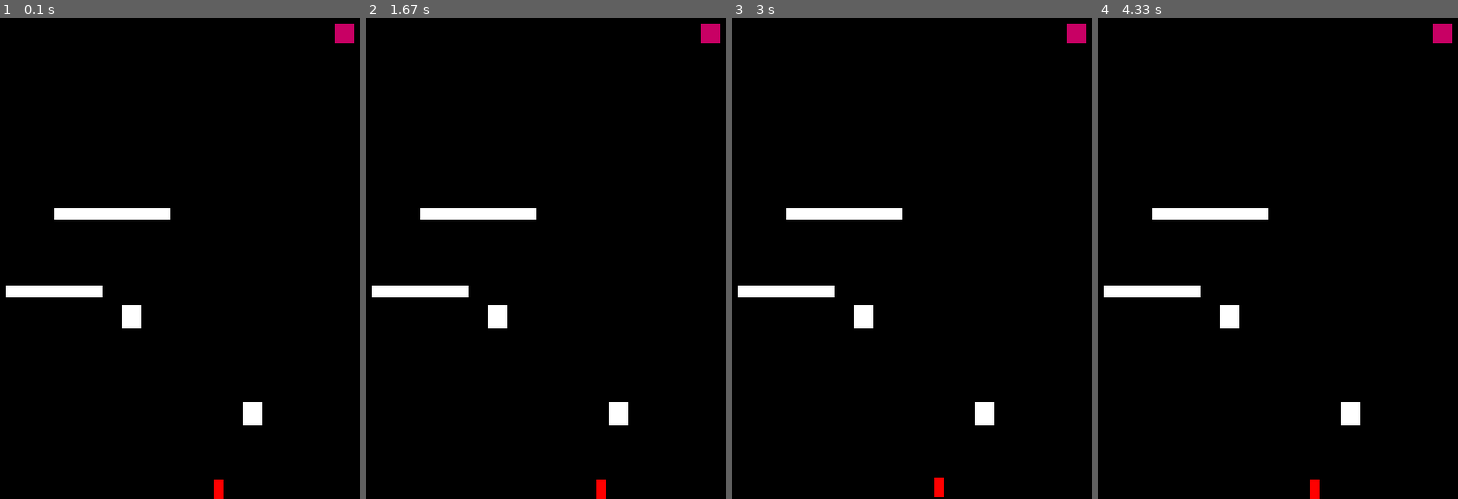
Above: before the commit, frames 1-4 (left to right).
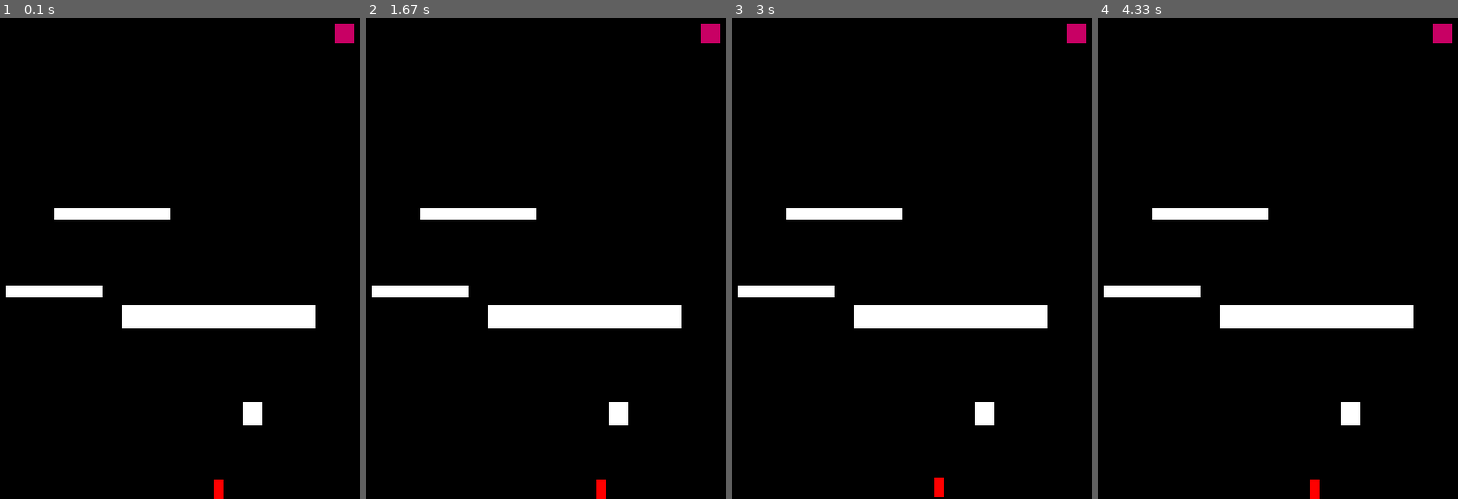
Above: after the commit, the same moments.

Repository: zadeviggers/12dts
Game: pygame game, started from python/glen-denham-simulator/glen-denham-simulator.py
Two runs of this game, one before a commit and one after it. Both use one fixed random seed, a clock stepped at 60 frames per second and the inputs below.
Inputs:
- Up to frame 1 (0.1 s): no input
- Up to frame 2 (1.67 s): hold Right 0.33-0.8 s; hold Up 0.83-1.13 s; hold Right 1.17-1.63 s
- Up to frame 3 (3 s): hold Left 1.67-2.2 s; hold Left 2.23-2.63 s; hold Up from 2.67 s (still down)
- Up to frame 4 (4.33 s): release Up at 3.03 s; hold Right 3.07-3.7 s; hold Left 3.73-4.2 s; hold Right from 4.23 s (still down)

The runs differ from the first frame. In frame 1, 2.3% of the frame differs, in the area x 39-88%, y 59-65%; in frame 2, 2.3%; in frame 3, 2.3%; in frame 4, 2.3%.

Commit message:
glen denham simulator done
Signed-off-by: Zade Viggers <zade.viggers@gmail.com>

Diff:
--- a/python/glen-denham-simulator/game-data.json
+++ b/python/glen-denham-simulator/game-data.json
@@ -1,115 +1,115 @@
 {
-	"title": "Glen Denham Simulator",
-	"width": 500,
-	"height": 500,
-	"background_colour": [0, 0, 0],
-	"player_colour": [255, 0, 0],
-	"level_end_marker_colour": [200, 0, 100],
-	"gravity": 2,
-	"drag": 2,
-	"platform_drag_multiplier": 0.0002,
-	"player_height": 20,
-	"player_width": 10,
-	"player_jump_speed": 0.4,
-	"player_walk_speed": 3,
-	"player_max_speed": [6, 1],
-	"player_allowed_jump_amount": 3,
-	"levels": [
-		{
-			"name": "Level 1",
-			"window": {
-				"width": 500,
-				"height": 500,
-				"resizable": true
-			},
-			"layout": {
-				"platform_colour": [255, 255, 255],
-				"objects": [
-					{
-						"type": "platform",
-						"x": 275,
-						"y": 400,
-						"width": 20,
-						"height": 24
-					},
-					{
-						"type": "platform",
-						"x": 150,
-						"y": 300,
-						"width": 20,
-						"height": 24
-					},
-					{
-						"type": "platform",
-						"x": 30,
-						"y": 280,
-						"width": 100,
-						"height": 12
-					},
-					{
-						"type": "platform",
-						"x": 80,
-						"y": 200,
-						"width": 120,
-						"height": 12
-					},
-					{
-						"type": "level-end",
-						"x": 370,
-						"y": 10,
-						"width": 20,
-						"height": 20
-					}
-				]
-			}
-		},
-		{
-			"name": "Level 2",
-			"window": {
-				"width": 300,
-				"height": 600,
-				"resizable": false
-			},
-			"layout": {
-				"platform_colour": [255, 200, 255],
-				"objects": [
-					{
-						"type": "platform",
-						"x": 0,
-						"y": 550,
-						"width": 100,
-						"height": 150
-					},
-					{
-						"type": "platform",
-						"x": 200,
-						"y": 450,
-						"width": 100,
-						"height": 280
-					},
-					{
-						"type": "platform",
-						"x": 100,
-						"y": 250,
-						"width": 100,
-						"height": 10
-					},
-					{
-						"type": "platform",
-						"x": 0,
-						"y": 300,
-						"width": 50,
-						"height": 10
-					},
-					{
-						"type": "level-end",
-						"x": 15,
-						"y": 275,
-						"width": 20,
-						"height": 20
-					}
-				]
-			}
-		}
-	]
+  "title": "Glen Denham Simulator",
+  "width": 500,
+  "height": 500,
+  "background_colour": [0, 0, 0],
+  "player_colour": [255, 0, 0],
+  "level_end_marker_colour": [200, 0, 100],
+  "gravity": 2,
+  "drag": 2,
+  "platform_drag_multiplier": 0.0002,
+  "player_height": 20,
+  "player_width": 10,
+  "player_jump_speed": 0.4,
+  "player_walk_speed": 3,
+  "player_max_speed": [3.5, 1],
+  "player_allowed_jump_amount": 3,
+  "levels": [
+    {
+      "name": "Level 1",
+      "window": {
+        "width": 500,
+        "height": 500,
+        "resizable": true
+      },
+      "layout": {
+        "platform_colour": [255, 255, 255],
+        "objects": [
+          {
+            "type": "platform",
+            "x": 275,
+            "y": 400,
+            "width": 20,
+            "height": 24
+          },
+          {
+            "type": "platform",
+            "x": 150,
+            "y": 300,
+            "width": 200,
+            "height": 24
+          },
+          {
+            "type": "platform",
+            "x": 30,
+            "y": 280,
+            "width": 100,
+            "height": 12
+          },
+          {
+            "type": "platform",
+            "x": 80,
+            "y": 200,
+            "width": 120,
+            "height": 12
+          },
+          {
+            "type": "level-end",
+            "x": 370,
+            "y": 10,
+            "width": 20,
+            "height": 20
+          }
+        ]
+      }
+    },
+    {
+      "name": "Level 2",
+      "window": {
+        "width": 300,
+        "height": 600,
+        "resizable": false
+      },
+      "layout": {
+        "platform_colour": [255, 200, 255],
+        "objects": [
+          {
+            "type": "platform",
+            "x": 0,
+            "y": 550,
+            "width": 100,
+            "height": 150
+          },
+          {
+            "type": "platform",
+            "x": 200,
+            "y": 450,
+            "width": 100,
+            "height": 280
+          },
+          {
+            "type": "platform",
+            "x": 100,
+            "y": 250,
+            "width": 100,
+            "height": 10
+          },
+          {
+            "type": "platform",
+            "x": 0,
+            "y": 300,
+            "width": 50,
+            "height": 10
+          },
+          {
+            "type": "level-end",
+            "x": 15,
+            "y": 275,
+            "width": 20,
+            "height": 20
+          }
+        ]
+      }
+    }
+  ]
 }
--- a/python/glen-denham-simulator/glen-denham-simulator.py
+++ b/python/glen-denham-simulator/glen-denham-simulator.py
@@ -366,8 +366,10 @@
             draw_player(window)
 
     # Render all changes
-    if len(dirty_rectangles) > 0:
-        print(dirty_rectangles)
+    print(dirty_rectangles)
+    print(dirty_rectangles)
+    print(dirty_rectangles)
+    print(dirty_rectangles)
     pygame.display.update(dirty_rectangles)
 
     # Empty list of dirty rectangles
